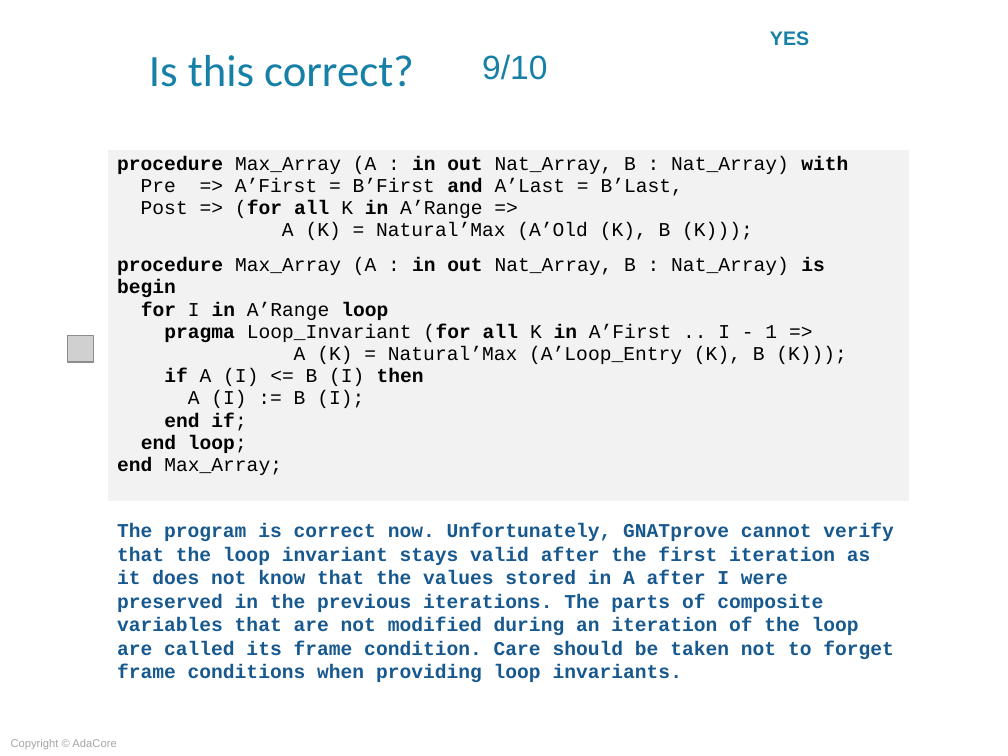
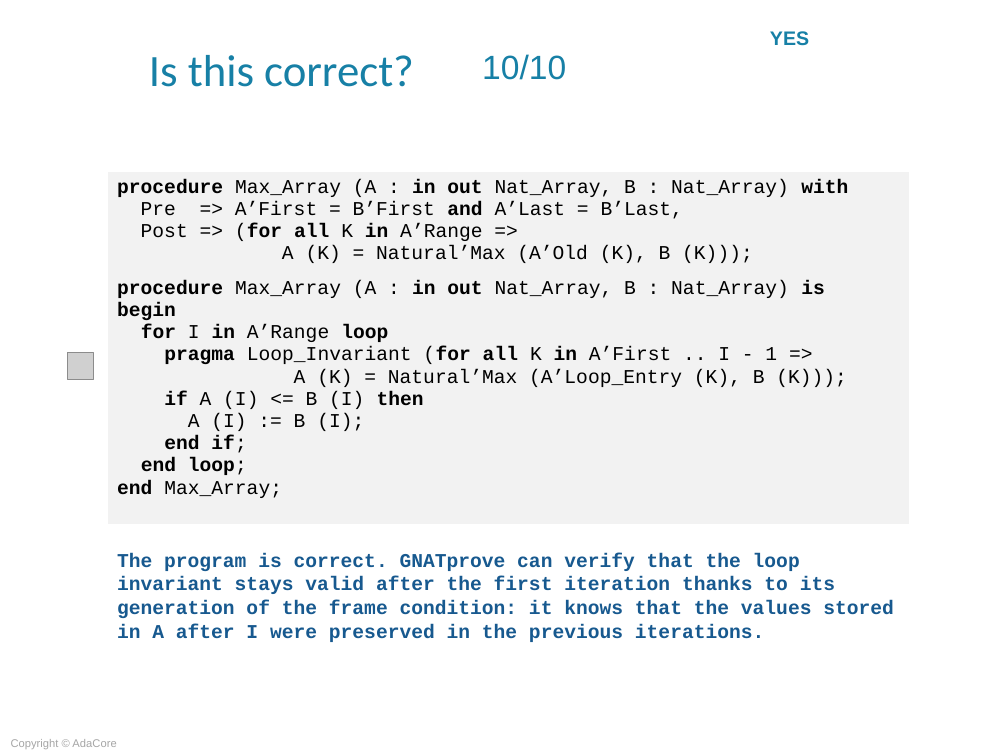
Before and after one commit to AdaCoreU/Courses, a slide deck: slide 36 of lectures/06_SPARK_2014/05_Proof_Of_Functional_Correctness/Slides/05_Proof_Of_Functional_Correctness.ppt (slide 34 before the commit). Drawn at 1008x756 pixels with LibreOffice and Linux fonts; fonts in the diff are those of the drawing; grey boxes stand for pictures; background and template pictures are left out. Boxes give left, top, right and bottom in pixels: in the first picture for what was removed or moved away, otherwise in the second. Text is boxed around its words. In the diff, an @@ line names an element or a change of style, - is before the commit and + after.

Commit message:
Q623-002 Update SPARK course for generated frame conditions

```diff
--- a/lectures/06_SPARK_2014/05_Proof_Of_Functional_Correctness/Slides/05_Proof_Of_Functional_Correctness.ppt
+++ b/lectures/06_SPARK_2014/05_Proof_Of_Functional_Correctness/Slides/05_Proof_Of_Functional_Correctness.ppt
@@ title at <box>482,54,566,80</box>: text changed @@
-9/10
+10/10
@@ table: place and size @@
-table at <box>107,149,908,502</box>
+table at <box>107,171,908,524</box>
@@ picture: place and size @@
-picture at <box>68,336,94,362</box>
+picture at <box>68,353,94,379</box>
@@ text at <box>117,553,894,642</box>: text changed @@
-The program is correct now. Unfortunately, GNATprove cannot verify that the loop invariant stays valid after the first iteration as it does not know that the values stored in A after I were preserved in the previous iterations. The parts of composite variables that are not modified during an iteration of the loop are called its frame condition. Care should be taken not to forget frame conditions when providing loop invariants.
+The program is correct. GNATprove can verify that the loop invariant stays valid after the first iteration thanks to its generation of the frame condition: it knows that the values stored in A after I were preserved in the previous iterations.
```
Also in this commit, not shown: 4 other slides changed, 1 other file.
